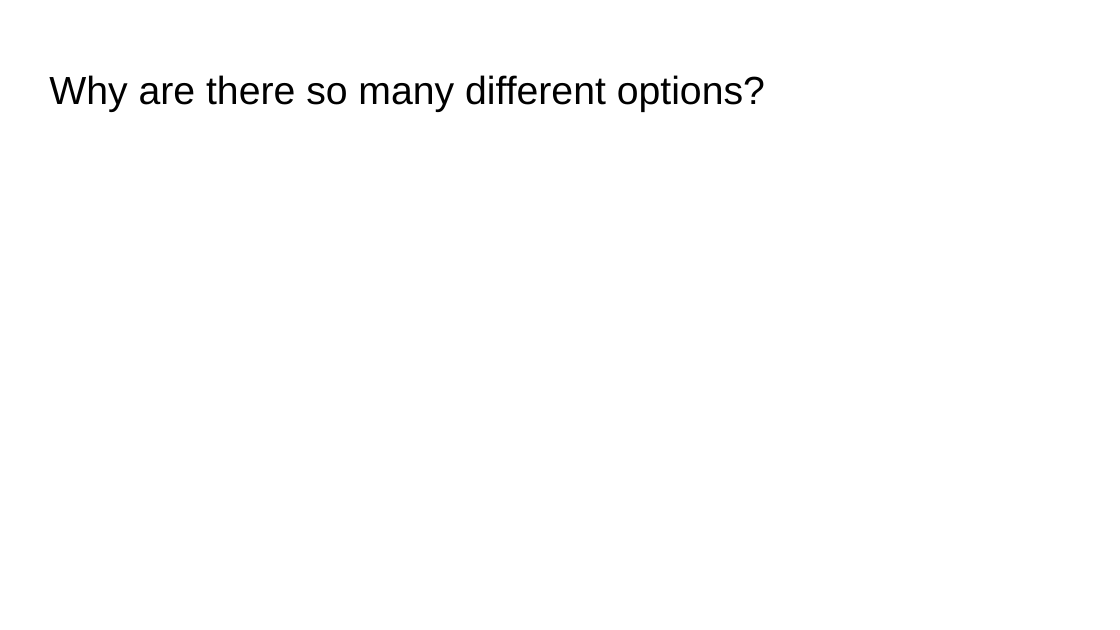
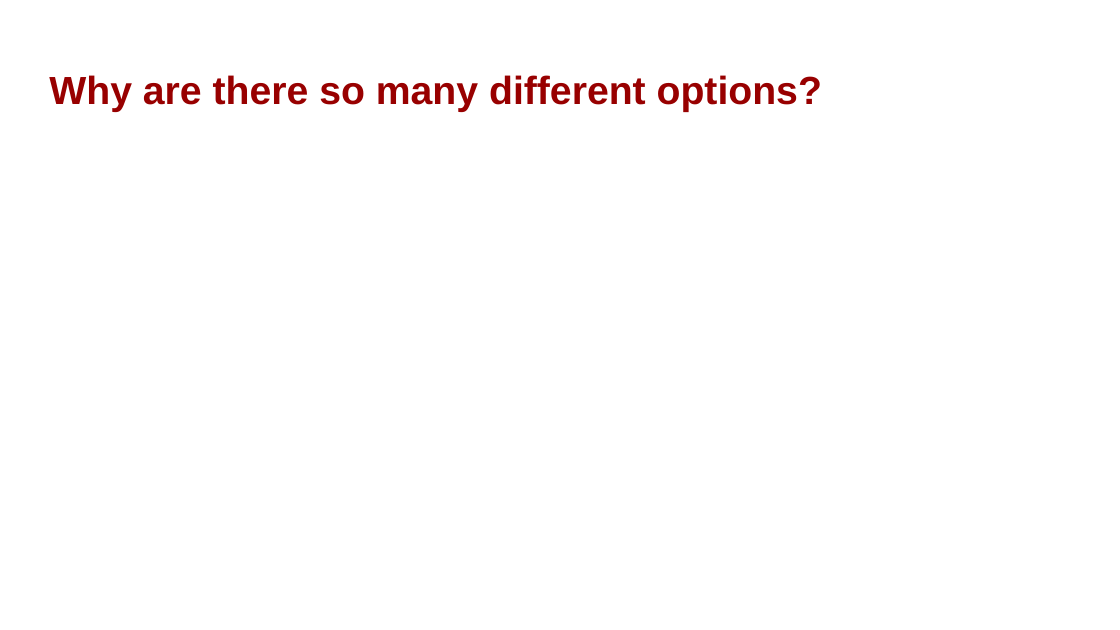
Before and after one commit to bmaitner/biometry_course, a slide deck: slide 17 of lectures/Lecture_02_modelling_frameworks.pptx (slide 4 before the commit). Drawn at 1120x630 pixels with LibreOffice and Linux fonts; fonts in the diff are those of the drawing. Boxes give left, top, right and bottom in pixels: in the first picture for what was removed or moved away, otherwise in the second. Text is boxed around its words. In the diff, an @@ line names an element or a change of style, - is before the commit and + after.

```diff
--- a/lectures/Lecture_02_modelling_frameworks.pptx
+++ b/lectures/Lecture_02_modelling_frameworks.pptx
@@ title "Why are there so many ..." at bbox=[49, 75, 822, 112]: text colour #000000 to #980000, bold on @@
```
Also in this commit, not shown: 9 other slides changed, 35 slides added, 1 slide removed, 1 other file.
